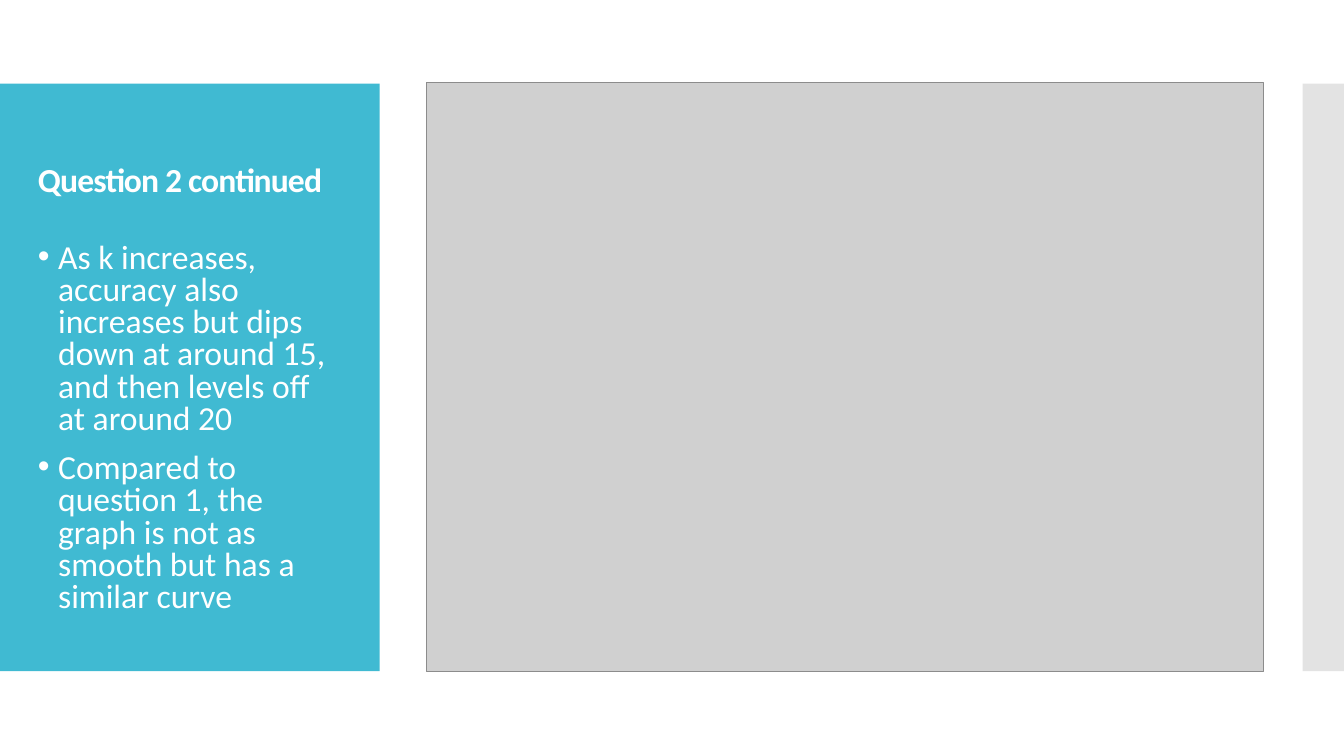
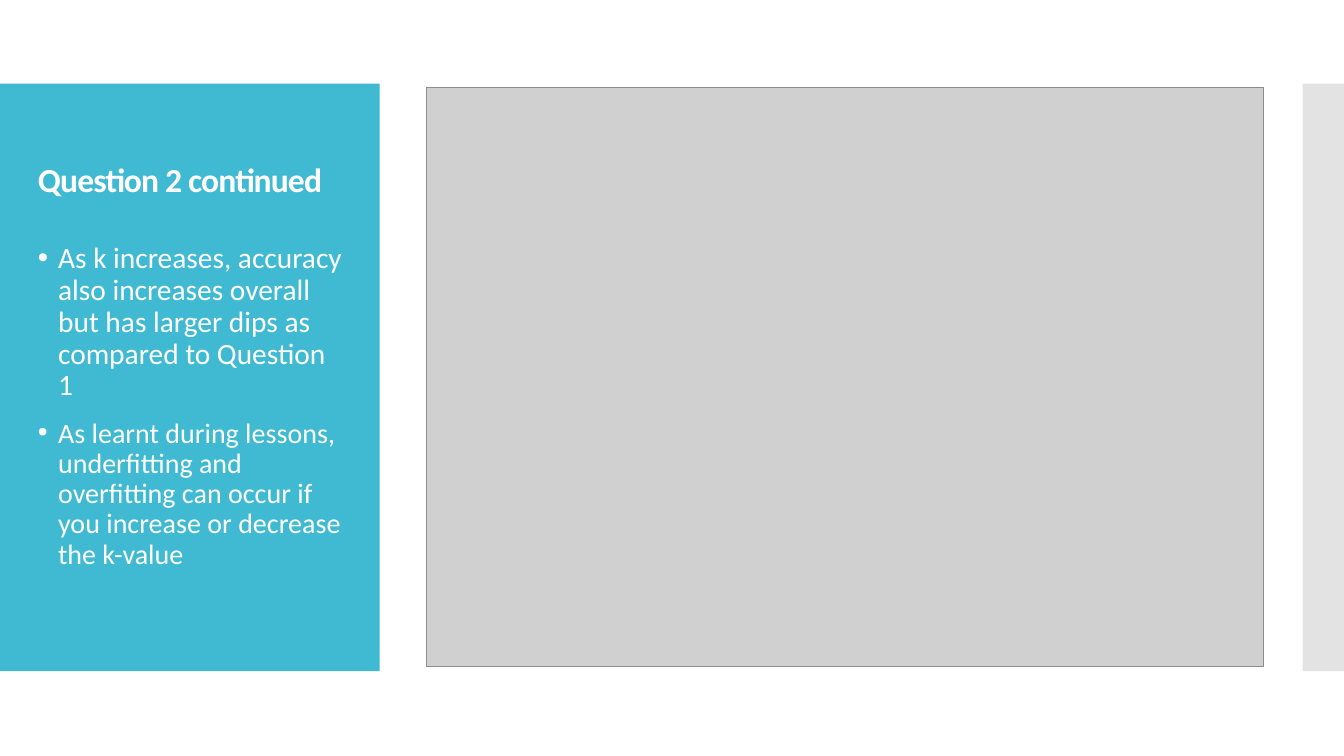
Before and after one commit to puneetsran/date-a-scientist, a slide deck: slide 23 of capstone_starter/date-a-scientist_PUNEET_SRAN.pptx (slide 21 before the commit). Drawn at 1344x756 pixels with LibreOffice and Linux fonts; fonts in the diff are those of the drawing; grey boxes stand for pictures. Boxes give left, top, right and bottom in pixels: in the first picture for what was removed or moved away, otherwise in the second. Text is boxed around its words. In the diff, an @@ line names an element or a change of style, - is before the commit and + after.

```diff
--- a/capstone_starter/date-a-scientist_PUNEET_SRAN.pptx
+++ b/capstone_starter/date-a-scientist_PUNEET_SRAN.pptx
@@ picture: place and size @@
-picture at [426,83,1264,673]
+picture at [426,88,1264,666]
@@ text at [58,247,342,564]: text changed; size 24 to 20 pt @@
-• As k increases, accuracy also increases but dips down at around 15, and then levels off at around 20
-• Compared to question 1, the graph is not as smooth but has a similar curve
+• As k increases, accuracy also increases overall but has larger dips as compared to Question 1
+• As learnt during lessons, underfitting and overfitting can occur if you increase or decrease the k-value
```
Also in this commit, not shown: 16 other slides changed, 3 slides added, 3 other files.
